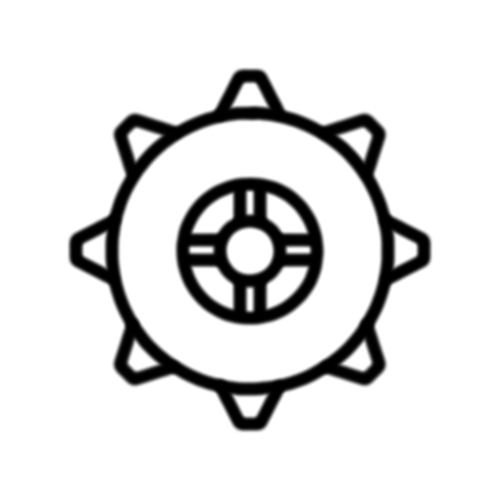
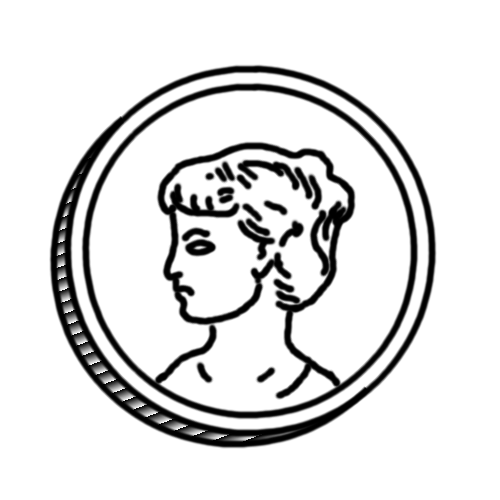
The second 500 x 500 image is a revision of the first. Changes to its layers:
hid group "cog" (2 layers) over <box>49,64,437,449</box>
moved "Layer #52" above "Layer #51", painted on it over <box>49,115,371,449</box>
painted on "Layer #51" over <box>63,64,437,438</box>
added layer "Layer #55" in group "Layer Group #13" over <box>154,141,356,400</box>
added layer "ridges" in group "Layer Group #13" over <box>52,135,363,446</box>
added layer "ridges #1" in group "Layer Group #13" over <box>49,64,437,449</box>
